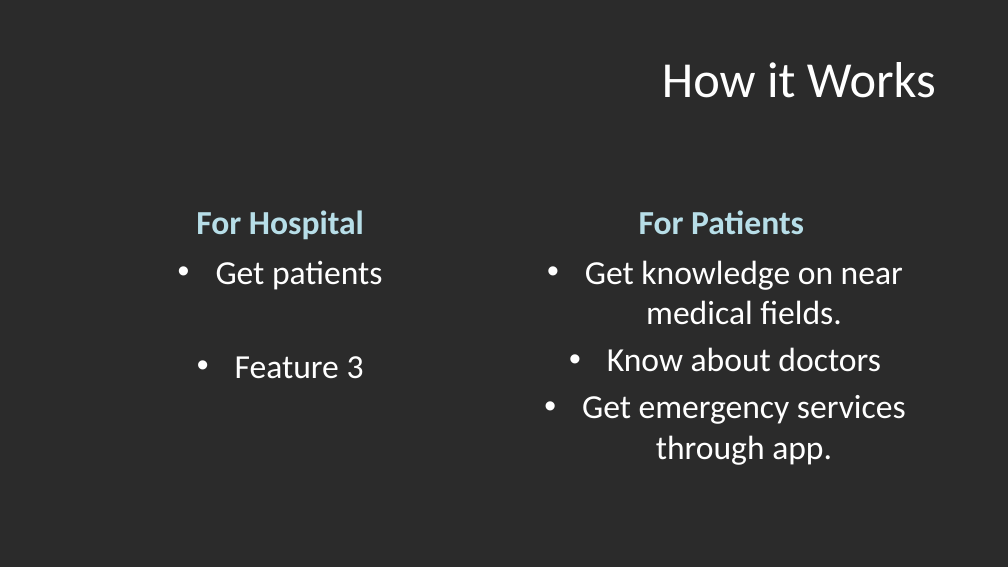
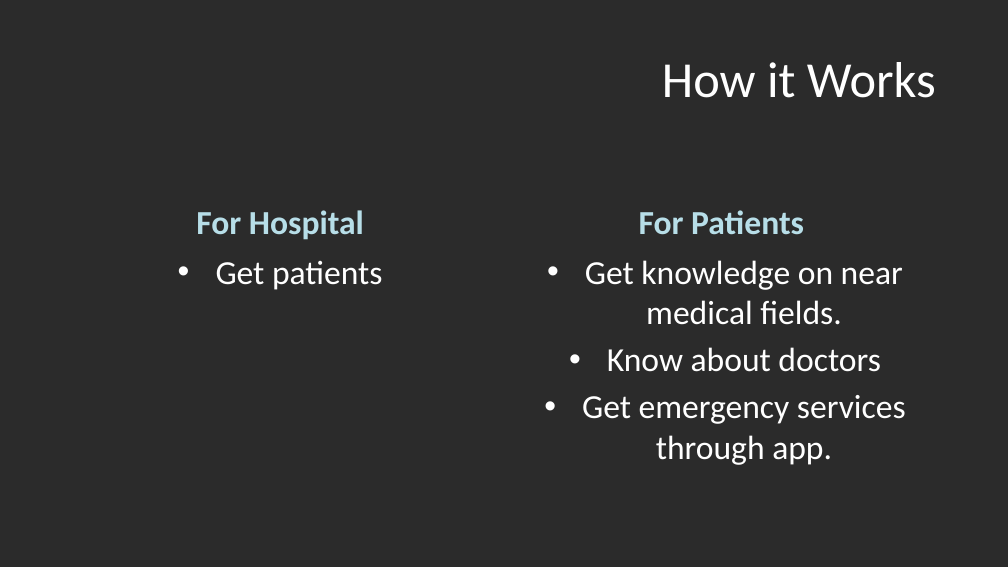
Before and after one commit to Sumir101/-asianhack2019_Boom, a slide deck: slide 4 of 160777-doctor-template-16x9.pptx. Drawn at 1008x567 pixels with LibreOffice and Linux fonts; fonts in the diff are those of the drawing; background and template pictures are left out; a plain dark background stands for a picture behind light text. Boxes give left, top, right and bottom in pixels: in the first picture for what was removed or moved away, otherwise in the second. Text is boxed around its words. In the diff, an @@ line names an element or a change of style, - is before the commit and + after.

```diff
--- a/160777-doctor-template-16x9.pptx
+++ b/160777-doctor-template-16x9.pptx
@@ text at (235,356,364,379): paragraph removed @@
-• Feature 3
```
Also in this commit, not shown: 1 other slide changed, 1 other file.
